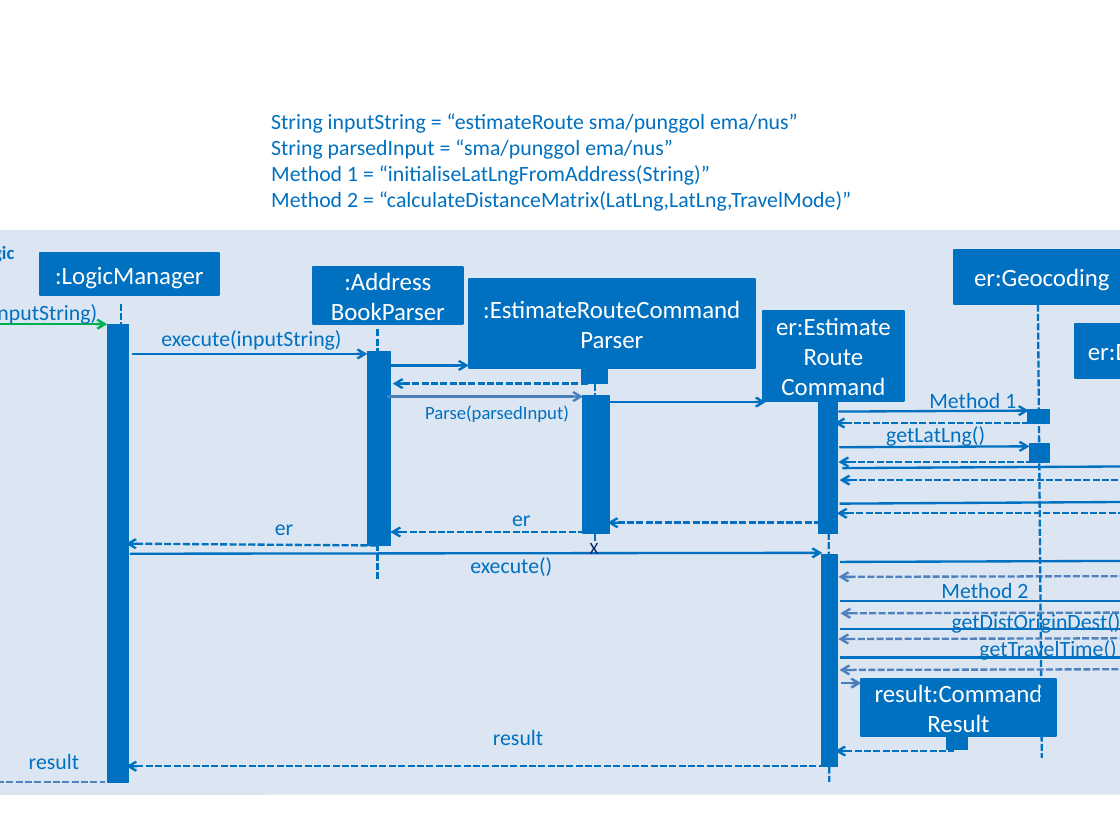
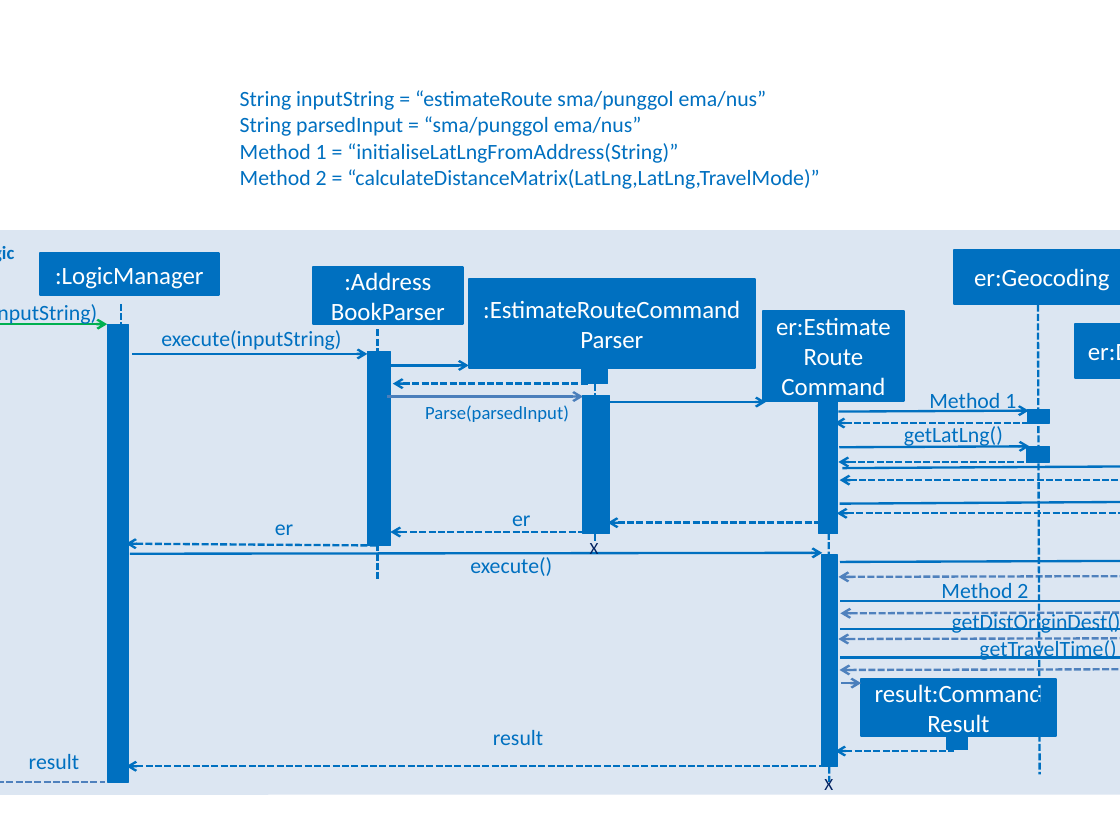
Before and after one commit to tzerbin/addressbook-level4, a slide deck: slide 1 of docs/diagrams/EstimateRouteSequenceDiagram.pptx. Drawn at 1120x840 pixels with LibreOffice and Linux fonts; fonts in the diff are those of the drawing. Boxes give left, top, right and bottom in pixels: in the first picture for what was removed or moved away, otherwise in the second. Text is boxed around its words. In the diff, an @@ line names an element or a change of style, - is before the commit and + after.

```diff
--- a/docs/diagrams/EstimateRouteSequenceDiagram.pptx
+++ b/docs/diagrams/EstimateRouteSequenceDiagram.pptx
@@ text "String inputString = “estimateRoute sma/punggol ...": place and size @@
-text "String inputString = “estimateRoute sma/punggol ..." at <box>271,113,851,211</box>
+text "String inputString = “estimateRoute sma/punggol ..." at <box>240,90,819,189</box>
@@ line moved from (1038, 305) - (1042, 758) to (1038, 305) - (1039, 774) @@
@@ text "getLatLng()": place and size @@
-text "getLatLng()" at <box>886,426,985,448</box>
+text "getLatLng()" at <box>904,426,1003,448</box>
@@ rectangle: place and size @@
-rectangle at <box>1030,444,1051,463</box>
+rectangle at <box>1026,447,1049,463</box>
@@ text "getDirectionRequest()" at <box>1018,528,1120,554</box>: text colour #376092 to #0070C0 @@
@@ text added at <box>824,776,833,790</box>, 11 pt, text #002060 @@
+X
```
Also in this commit, not shown: 8 other files.
